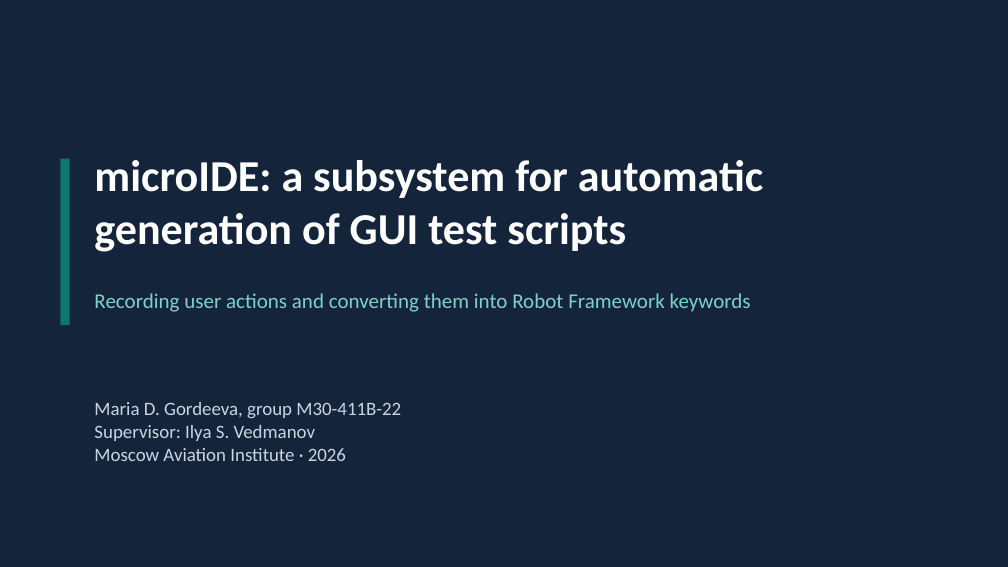
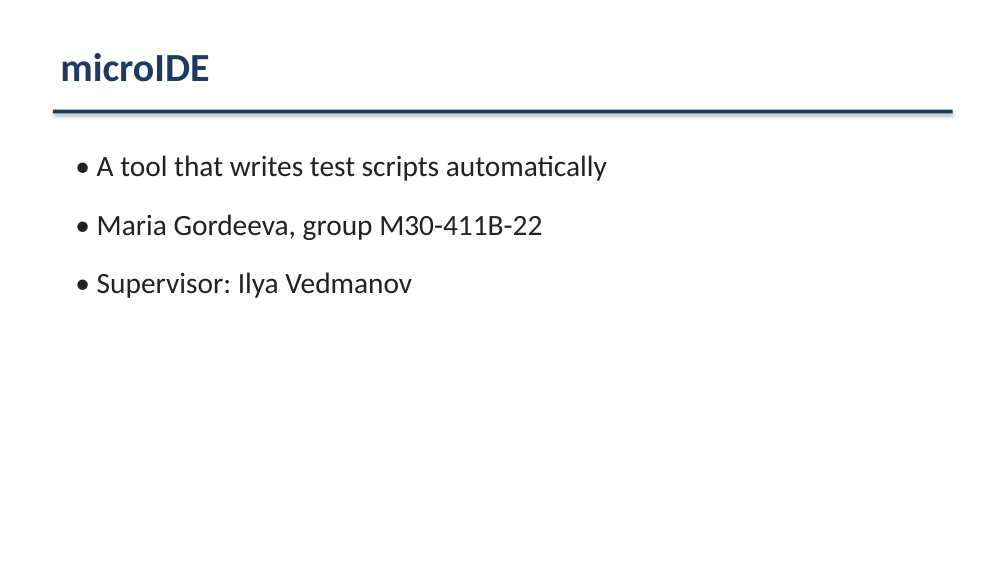
Before and after one commit to gordi27/microide, a slide deck: slide 1 of presentation/microIDE_presentation.pptx. Drawn at 1008x567 pixels with LibreOffice and Linux fonts; fonts in the diff are those of the drawing. Boxes give left, top, right and bottom in pixels: in the first picture for what was removed or moved away, otherwise in the second. Text is boxed around its words. In the diff, an @@ line names an element or a change of style, - is before the commit and + after.

```diff
--- a/presentation/microIDE_presentation.pptx
+++ b/presentation/microIDE_presentation.pptx
@@ rectangle removed at box(0, 0, 1008, 567) @@
@@ text added at box(60, 53, 209, 82), 38 pt, text #1F3A5F, bold @@
+microIDE
@@ rectangle added at box(53, 110, 953, 113), fill #1F3A5F @@
@@ rectangle removed at box(60, 159, 70, 325) @@
@@ text at box(97, 155, 607, 298): text changed; size 42 to 28 pt; text colour #FFFFFF to #222222; bold off @@
-microIDE: a subsystem for automatic
-generation of GUI test scripts
+• A tool that writes test scripts automatically
+• Maria Gordeeva, group M30-411B-22
+• Supervisor: Ilya Vedmanov
@@ text removed at box(94, 293, 751, 312) @@
-Recording user actions and converting them into Robot Framework keywords
@@ text removed at box(94, 402, 401, 461) @@
-Maria D. Gordeeva, group M30-411B-22
-Supervisor: Ilya S. Vedmanov
-Moscow Aviation Institute · 2026
```
Also in this commit, not shown: 3 other slides changed, 5 slides added, 5 slides removed, 1 other file.
